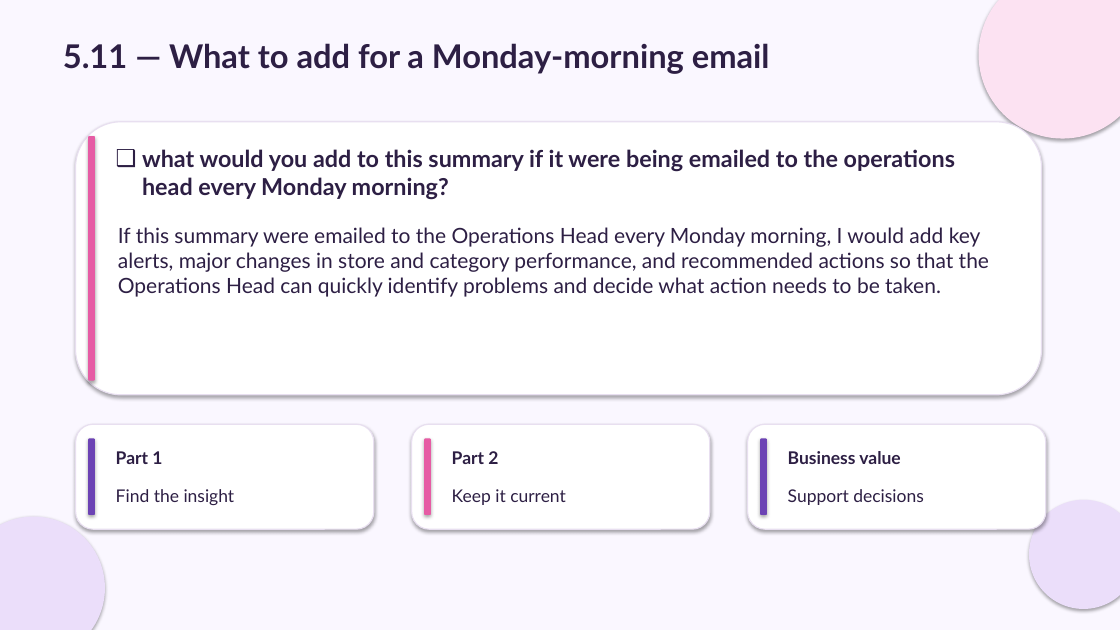
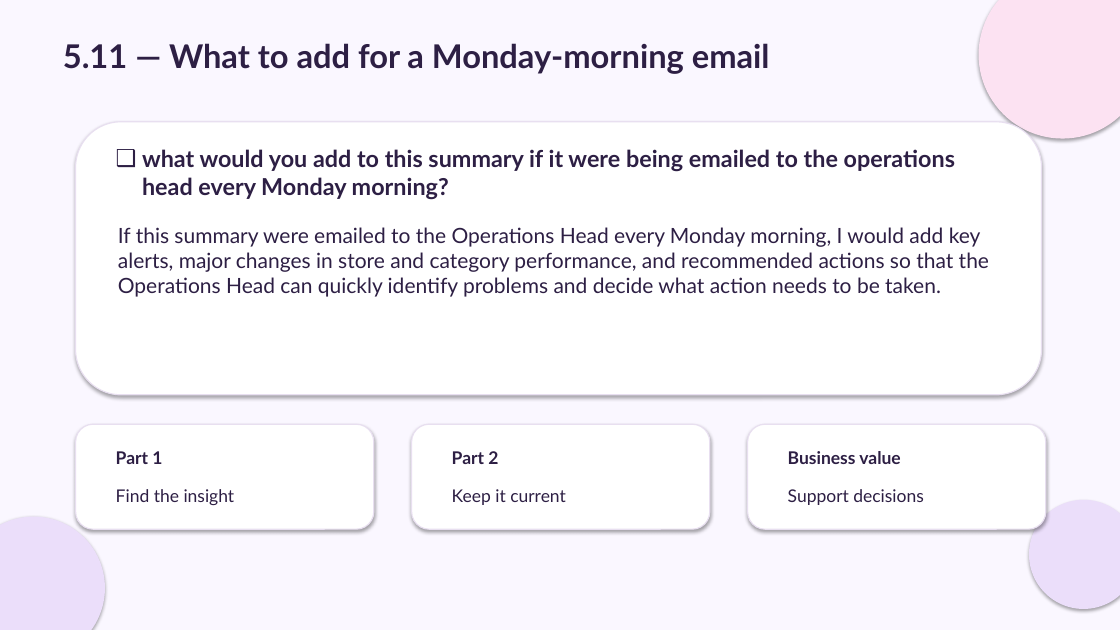
Before and after one commit to Vigneshbabu4/EDA_Calibo, a slide deck: slide 26 of Vigneshbabu_Retail_Sales_Pulse.pptx. Drawn at 1120x630 pixels with LibreOffice and Linux fonts; fonts in the diff are those of the drawing. Boxes give left, top, right and bottom in pixels: in the first picture for what was removed or moved away, otherwise in the second. Text is boxed around its words. In the diff, an @@ line names an element or a change of style, - is before the commit and + after.

```diff
--- a/Vigneshbabu_Retail_Sales_Pulse.pptx
+++ b/Vigneshbabu_Retail_Sales_Pulse.pptx
@@ rounded rectangle removed at <box>88,136,95,381</box> @@
@@ rounded rectangle removed at <box>88,439,95,515</box> @@
@@ rounded rectangle removed at <box>424,439,431,515</box> @@
@@ rounded rectangle removed at <box>760,439,767,515</box> @@
```
Also in this commit, not shown: 16 other slides changed, 1 slide added.
